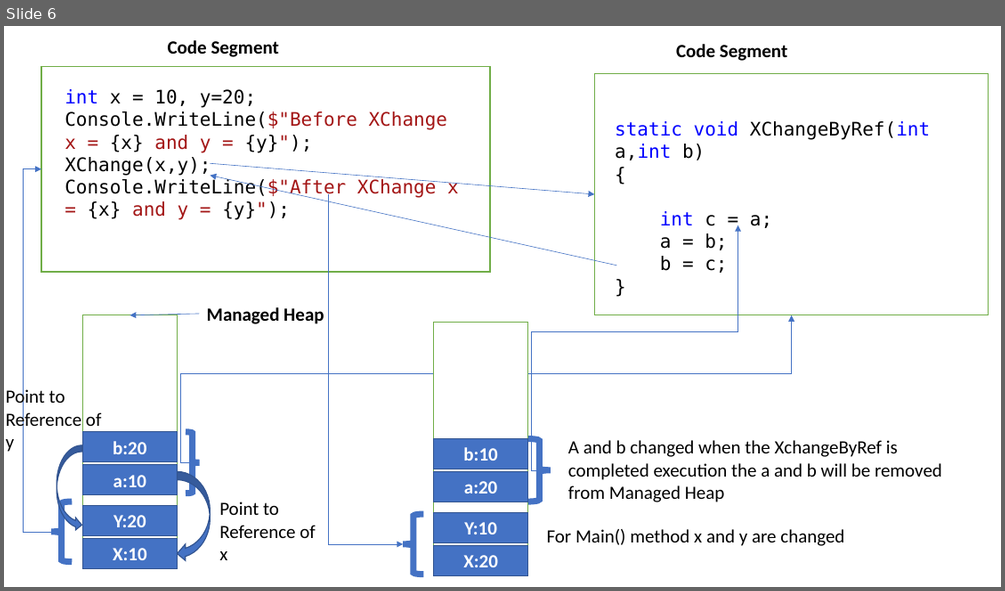
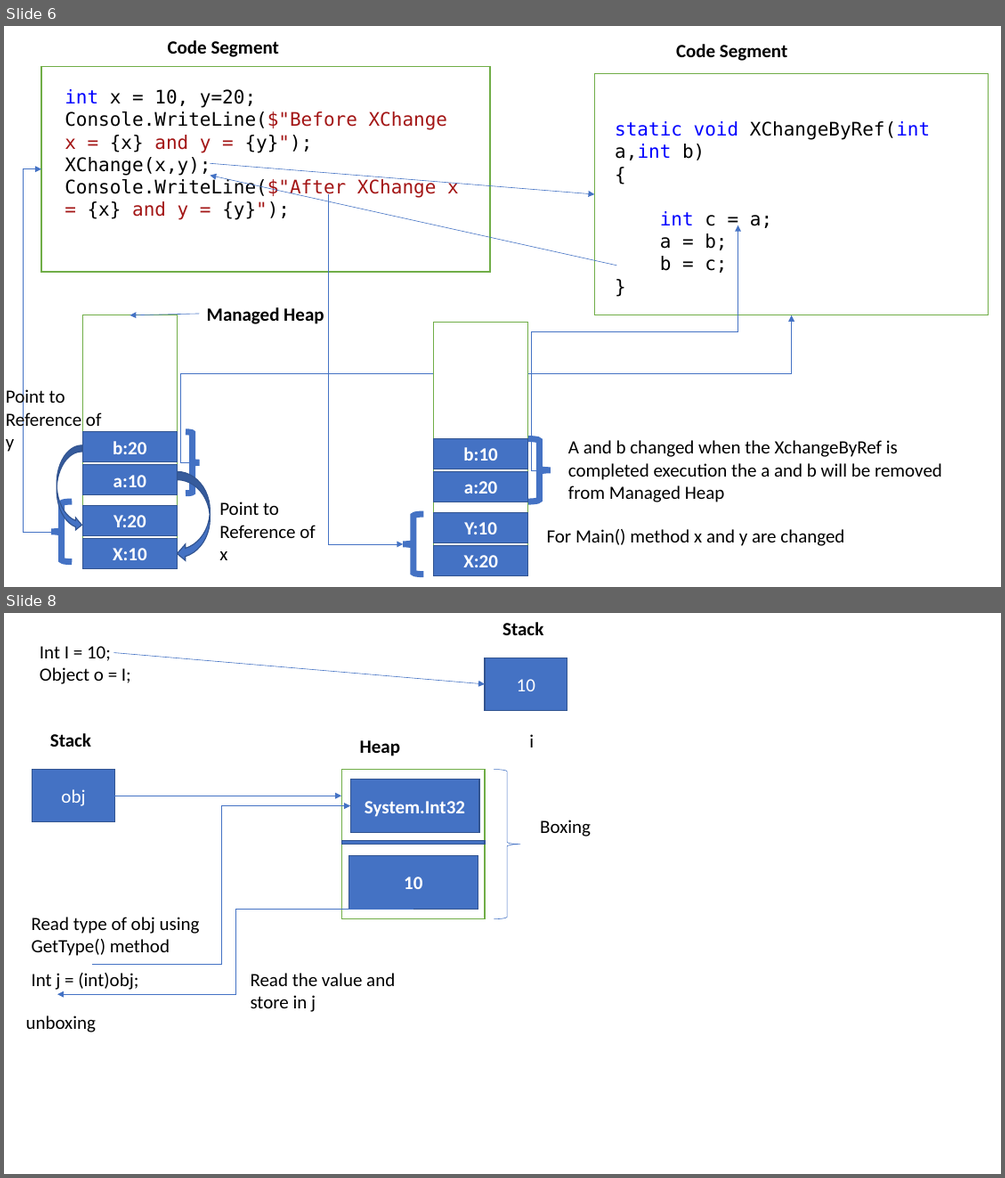
Before and after one commit to maheshsabnis/NetEltp, a slide deck: TRaining_Images.pptx. Shown one above the other, each under a label of ours: slide 6 before the commit, slides 6 and 8 after it; the slides between them are not shown. The pictures are 1005x591 and 1005x1178 pixels, drawn with LibreOffice and Linux fonts; fonts in the diff are those of the drawing. Boxes give left, top, right and bottom in pixels: in the first picture for what was removed or moved away, otherwise in the second. Text is boxed around its words. In the diff, an @@ line names an element or a change of style, - is before the commit and + after.

```diff
--- a/TRaining_Images.pptx
+++ b/TRaining_Images.pptx
@@ slide 8 added at (x1=4, y1=613, x2=1001, y2=1174), background #FFFFFF @@
@@ text added at (x1=502, y1=622, x2=543, y2=635), 18 pt, text #000000, bold @@
+Stack
@@ text added at (x1=40, y1=646, x2=131, y2=684), 18 pt, text #000000 @@
+Int I = 10;
+Object o = I;
@@ arrow added from (114, 653) to (485, 684), #4472C4 0.5 pt @@
@@ rectangle added at (x1=485, y1=657, x2=567, y2=711), fill #4472C4, outline #325491 1 pt, 18 pt, text #FFFFFF @@
+10
@@ text added at (x1=50, y1=733, x2=91, y2=747), 18 pt, text #000000, bold @@
+Stack
@@ text added at (x1=360, y1=740, x2=400, y2=756), 18 pt, text #000000, bold @@
+Heap
@@ text added at (x1=529, y1=734, x2=534, y2=747), 18 pt, text #000000 @@
+i
@@ rectangle added at (x1=32, y1=770, x2=114, y2=822), fill #4472C4, outline #325491 1 pt, 18 pt, text #FFFFFF @@
+obj
@@ rectangle added at (x1=341, y1=770, x2=484, y2=919), fill #FFFFFF, outline #70AD47 1 pt @@
@@ right brace added at (x1=494, y1=770, x2=520, y2=919), outline #4472C4 0.5 pt @@
@@ arrow added from (114, 795) to (341, 795), #4472C4 0.5 pt @@
@@ rectangle added at (x1=350, y1=779, x2=479, y2=832), fill #4472C4, outline #325491 1 pt, 18 pt, text #FFFFFF, bold @@
+System.Int32
@@ elbow arrow added from (92, 964) to (350, 806), #4472C4 0.5 pt @@
@@ text added at (x1=540, y1=819, x2=591, y2=836), 18 pt, text #000000 @@
+Boxing
@@ rectangle added at (x1=341, y1=840, x2=484, y2=844), fill #4472C4, outline #325491 1 pt @@
@@ rectangle added at (x1=348, y1=856, x2=477, y2=909), fill #4472C4, outline #325491 1 pt, 18 pt, text #FFFFFF, bold @@
+10
@@ text added at (x1=32, y1=916, x2=200, y2=956), 18 pt, text #000000 @@
+Read type of obj using GetType() method
@@ elbow arrow added from (413, 909) to (57, 995), #4472C4 0.5 pt @@
@@ text added at (x1=32, y1=973, x2=138, y2=989), 18 pt, text #000000 @@
+Int j = (int)obj;
@@ text added at (x1=251, y1=973, x2=395, y2=1012), 18 pt, text #000000 @@
+Read the value and store in j
@@ text added at (x1=26, y1=1015, x2=96, y2=1032), 18 pt, text #000000 @@
+unboxing
```
Also in this commit, not shown: 1 other slide added, 12 other files.
